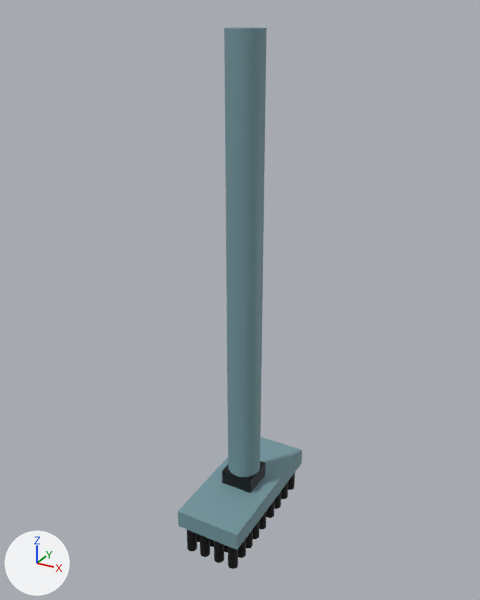
One commit to the OBJ model models/Bezem.obj: the scene before it, then after it.
Rendered twice from a camera (50 mm lens) standing at (0.807, -1.494, 2.001) and looking at (-0.018, 0.007, 1.251). The lights are fixed; the arrows at lower left show +X, +Y and +Z. Where no turn or scale is listed for an object, it has been applied to the vertices.

Names of what the first picture shows: 'BezemStuk_Cube.002', 'Cylinder.009_Cylinder.010', 'Cylinder.018_Cylinder.019', 'Cylinder.027_Cylinder.028', 'Cylinder.028_Cylinder.029', 'Cylinder.029_Cylinder.030', 'Cylinder.030_Cylinder.031', 'Cylinder.031_Cylinder.032', 'Cylinder.032_Cylinder.033', 'Cylinder.033_Cylinder.034', 'Cylinder.034_Cylinder.035', 'Cylinder.035_Cylinder.036', 'Cylinder_Cylinder.001', 'Overgang_Cube.001', 'Stam_Cylinder'.
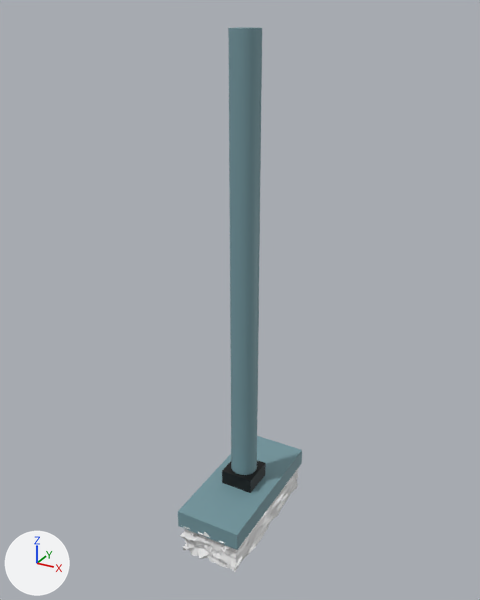
Boxes [x1, y1, x2, y2] around the edits, measured in the pictures (480 x 600 px):
'Stam_Cylinder', mesh rescaled (20% narrower)
    before: [224, 27, 267, 477]
    after: [228, 27, 262, 475]
'Cube', added
    after: [180, 469, 298, 572]
'Cylinder.027_Cylinder.028', deleted
    before: [228, 547, 238, 569]
'Cylinder.018_Cylinder.019', deleted
    before: [214, 541, 224, 563]
'Cylinder.009_Cylinder.010', deleted
    before: [200, 535, 210, 557]
'Cylinder_Cylinder.001', deleted
    before: [187, 530, 197, 551]
'Cylinder.028_Cylinder.029', deleted
    before: [238, 539, 246, 558]
'Cylinder.032_Cylinder.033', deleted
    before: [266, 500, 275, 518]
'Cylinder.029_Cylinder.030', deleted
    before: [246, 529, 253, 548]
'Cylinder.031_Cylinder.032', deleted
    before: [259, 512, 266, 530]
'Cylinder.034_Cylinder.035', deleted
    before: [281, 482, 288, 499]
'Cylinder.030_Cylinder.031', deleted
    before: [253, 521, 259, 539]
'Cylinder.035_Cylinder.036', deleted
    before: [288, 473, 295, 490]
'Cylinder.033_Cylinder.034', deleted
    before: [275, 492, 281, 509]

The edits, one by one:
Material 'None' (mat_none) is new.
Its base color is (0.8, 0.8, 0.8) (white #e7e7e7).
Its roughness is 0.293.
me_stam_cylinder has 64 vertices, 34 faces and spans x -0.05..0.05, y -0.05..0.05, z 0.668..1.958.
me_stam_cylinder is used by ob_stam_cylinder; location (0.0, 0.0, 0.0).
me_stam_cylinder part 1: the whole mesh is scaled about its middle by (0.8, 0.8, 1).
Mesh me_cube is new.
It has 728 vertices, 726 faces and spans x -0.097..0.097, y -0.231..0.236, z 0.487..0.609.
It uses material mat_none (white #e7e7e7).
Object 'Cylinder.009_Cylinder.010' (ob_cylinder_009_cylinder_010) is deleted.
Object 'Cylinder.018_Cylinder.019' (ob_cylinder_018_cylinder_019) is deleted.
Object 'Cylinder.027_Cylinder.028' (ob_cylinder_027_cylinder_028) is deleted.
Object 'Cylinder.028_Cylinder.029' (ob_cylinder_028_cylinder_029) is deleted.
Object 'Cylinder.029_Cylinder.030' (ob_cylinder_029_cylinder_030) is deleted.
Object 'Cylinder.030_Cylinder.031' (ob_cylinder_030_cylinder_031) is deleted.
Object 'Cylinder.031_Cylinder.032' (ob_cylinder_031_cylinder_032) is deleted.
Object 'Cylinder.032_Cylinder.033' (ob_cylinder_032_cylinder_033) is deleted.
Object 'Cylinder.033_Cylinder.034' (ob_cylinder_033_cylinder_034) is deleted.
Object 'Cylinder.034_Cylinder.035' (ob_cylinder_034_cylinder_035) is deleted.
Object 'Cylinder.035_Cylinder.036' (ob_cylinder_035_cylinder_036) is deleted.
Object 'Cylinder_Cylinder.001' (ob_cylinder_cylinder_001) is deleted.
Object 'Cube' (ob_cube) is new; it shows me_cube.
Its location is (0.0, 0.0, 0.0).
